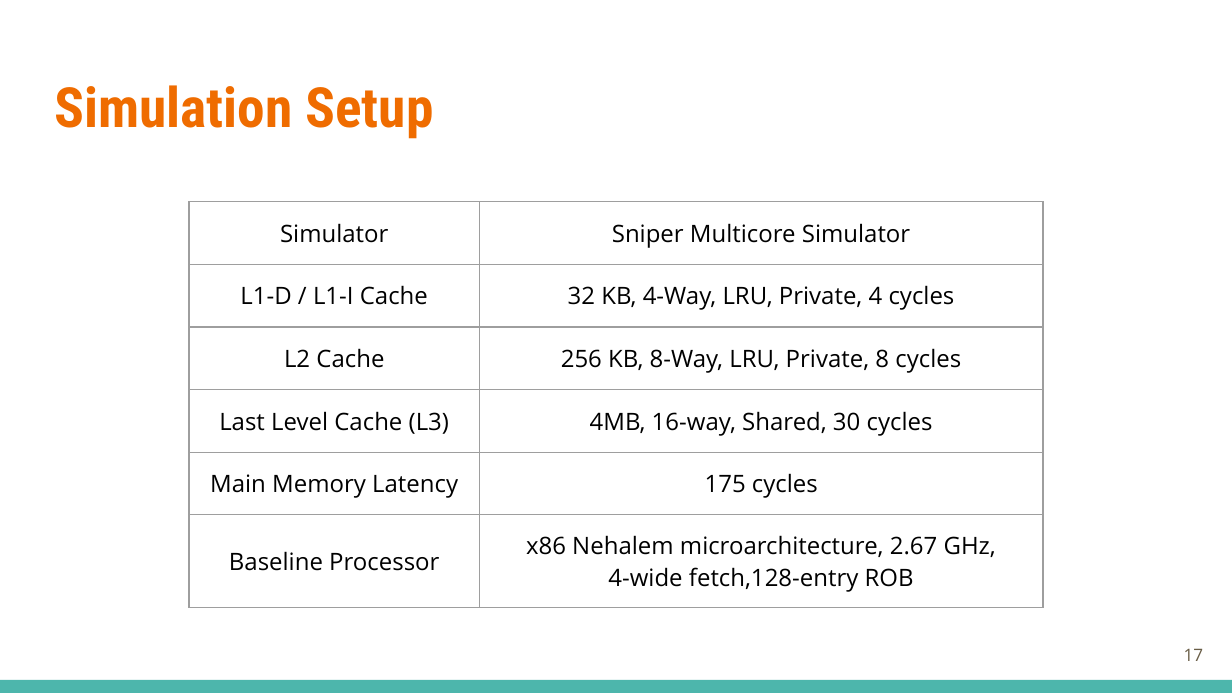
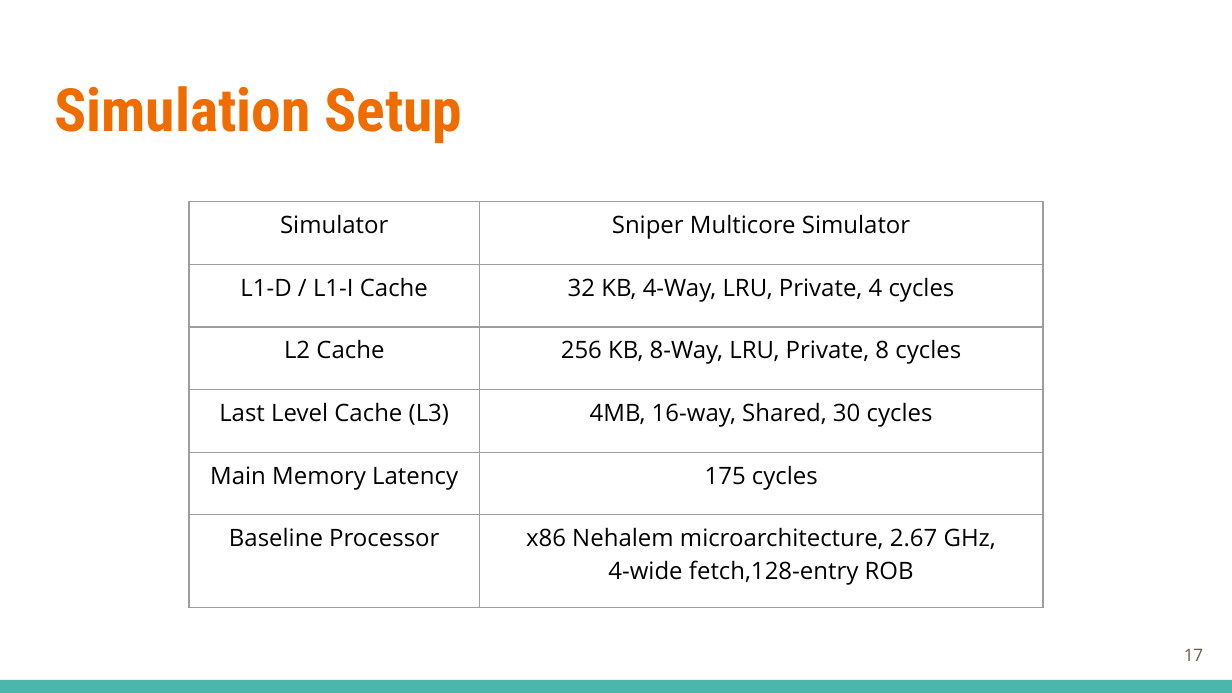
Before and after one commit to AnubhavBhatla/AnubhavBhatla.github.io, a slide deck: slide 17 of assets/pptx/R&D_presentation.pptx. Drawn at 1232x693 pixels with LibreOffice and Linux fonts; fonts in the diff are those of the drawing. Boxes give left, top, right and bottom in pixels: in the first picture for what was removed or moved away, otherwise in the second. Text is boxed around its words. In the diff, an @@ line names an element or a change of style, - is before the commit and + after.

```diff
--- a/assets/pptx/R&D_presentation.pptx
+++ b/assets/pptx/R&D_presentation.pptx
@@ text "Simulation Setup" at (54, 86, 462, 143): size 32.4 to 34.9 pt @@
@@ table at (188, 202, 1042, 607) @@
@@ borders changed @@
```
Also in this commit, not shown: 25 other slides changed, 7 other files.
